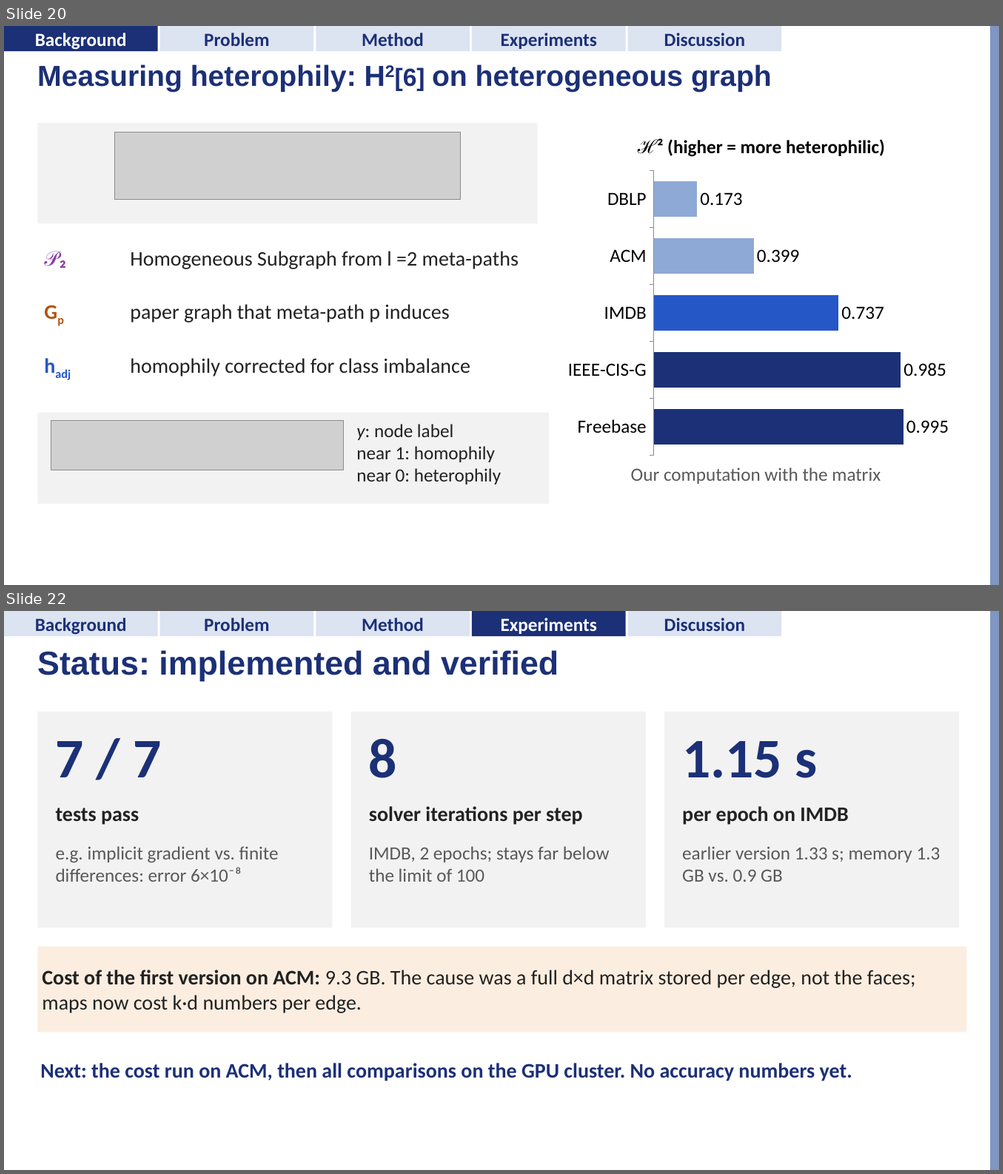
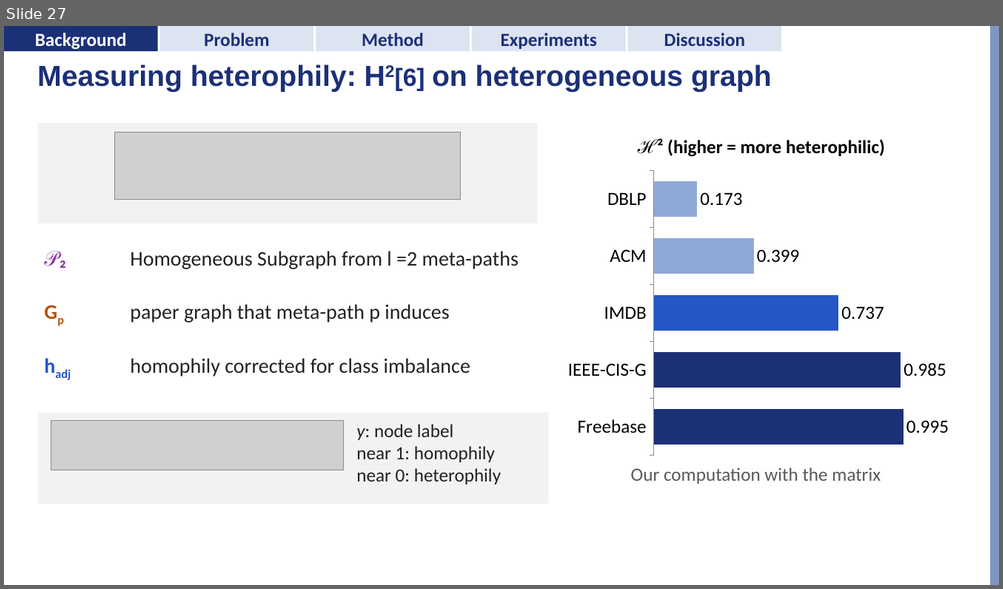
Before and after one commit to psarnkaew/h2snn, a slide deck: Claude outputs/progress_2026-11-11.pptx. Shown one above the other, each under a label of ours: slides 20 and 22 before the commit, slide 27 after it; the slides between them are not shown. The pictures are 1003x1174 and 1003x589 pixels, drawn with LibreOffice and Linux fonts; fonts in the diff are those of the drawing; grey boxes stand for pictures; background and template pictures are left out. Boxes give left, top, right and bottom in pixels: in the first picture for what was removed or moved away, otherwise in the second. Text is boxed around its words. In the diff, an @@ line names an element or a change of style, - is before the commit and + after.

```diff
--- a/Claude outputs/progress_2026-11-11.pptx
+++ b/Claude outputs/progress_2026-11-11.pptx
@@ slide 22 removed at (4, 611, 999, 1170), background #FFFFFF; not listed: 1 template element that a slide beside it also shows @@
@@ rectangle removed at (4, 611, 158, 636) @@
-Background
@@ rectangle removed at (160, 611, 313, 636) @@
-Problem
@@ rectangle removed at (316, 611, 469, 636) @@
-Method
@@ rectangle removed at (472, 611, 626, 636) @@
-Experiments
@@ rectangle removed at (628, 611, 782, 636) @@
-Discussion
@@ title removed at (37, 650, 558, 681) @@
-Status: implemented and verified
@@ rectangle removed at (37, 712, 333, 928) @@
@@ rectangle removed at (351, 712, 646, 928) @@
@@ rectangle removed at (664, 712, 959, 928) @@
@@ text removed at (56, 741, 161, 777) @@
-7 / 7
@@ text removed at (369, 739, 397, 778) @@
-8
@@ text removed at (682, 741, 817, 778) @@
-1.15 s
@@ text removed at (56, 808, 139, 825) @@
-tests pass
@@ text removed at (369, 806, 582, 825) @@
-solver iterations per step
@@ text removed at (682, 806, 848, 825) @@
-per epoch on IMDB
@@ text removed at (56, 846, 279, 882) @@
-e.g. implicit gradient vs. finite differences: error 6×10⁻⁸
@@ text removed at (369, 846, 609, 882) @@
-IMDB, 2 epochs; stays far below the limit of 100
@@ text removed at (682, 846, 940, 882) @@
-earlier version 1.33 s; memory 1.3 GB vs. 0.9 GB
@@ rectangle removed at (37, 947, 967, 1033) @@
-Cost of the first version on ACM: 9.3 GB. The cause was a full d×d matrix stored per edge, not the faces; maps now cost k·d numbers per edge.
@@ text removed at (40, 1063, 852, 1082) @@
-Next: the cost run on ACM, then all comparisons on the GPU cluster. No accuracy numbers yet.
@@ what was slide 20 is now slide 27 @@
```
Also in this commit, not shown: 2 slides changed, 2 slides added, 30 other files.
